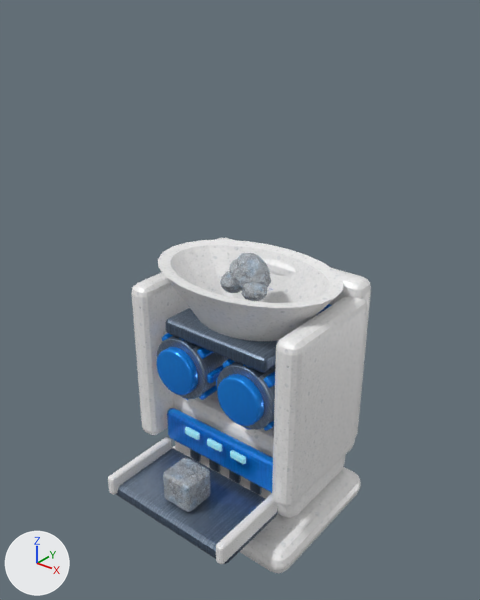
The FBX model Assets/_Project/Models/Resources/StoneProcessor.fbx: old version first, new version second.
One viewpoint serves both versions: a 50 mm camera at (2.6, -3.33, 2.82) aimed at (0.02, -0.11, 0.82). Every picture has the same lights, and +X, +Y and +Z are marked at lower left. The older version comes first. Where no turn or scale is listed for an object, it has been applied to the vertices.

Before the edit, the objects in view are built like this:
```python
ob_feedstone = bpy.data.objects.new('FeedStone', me_icosphere_004)
ob_feedstone.location = (0.0, 0.0, 0.95)
ob_housing = bpy.data.objects.new('Housing', me_cube_036)
ob_housing.location = (0.0, 0.0, 0.0)
ob_outputstone = bpy.data.objects.new('OutputStone', me_cube_037)
ob_outputstone.location = (0.0, -0.68, -0.43)
ob_presshead = bpy.data.objects.new('PressHead', me_cube_038)
ob_presshead.location = (0.0, -0.08, 0.57)
ob_rollerleft = bpy.data.objects.new('RollerLeft', me_cylinder_004)
ob_rollerleft.location = (-0.29, -0.045, 0.28)
ob_rollerright = bpy.data.objects.new('RollerRight', me_cylinder_005)
ob_rollerright.location = (0.29, -0.045, 0.28)
```
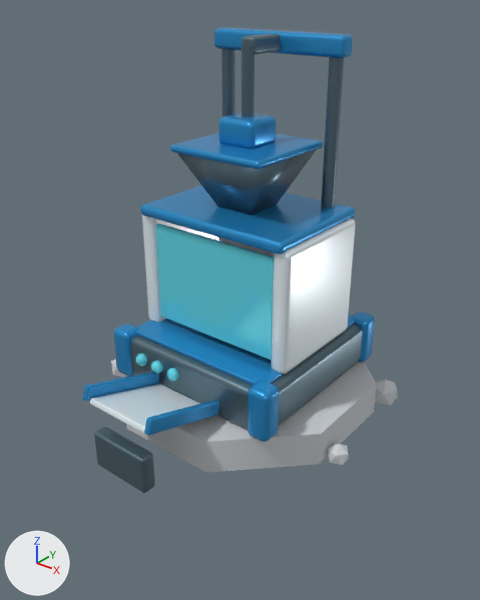
Location of each change, (x1, y1, x2, y2) in pixels of the pictures (480 x 600 px):
'Housing', deleted
    before: (108, 238, 371, 573)
'MachineBody', added
    after: (141, 27, 355, 374)
'Base', added
    after: (83, 312, 397, 493)
'RollerRight', deleted (blue)
    before: (216, 359, 275, 431)
'RollerLeft', deleted (blue)
    before: (156, 333, 228, 400)
'PressHead', deleted (blue)
    before: (166, 308, 279, 373)
'Hammer', added (blue)
    after: (219, 45, 276, 149)
'OutputStone', deleted
    before: (163, 457, 211, 512)
'FeedStone', deleted
    before: (220, 253, 271, 301)
'Roller_1', added (mostly hidden)
    after: (214, 239, 274, 257)

What the commit changed:
In material 'Resource_Stone' (mat_resource_stone), texture is no longer img_stonesurface_imagegen_png.
In material 'Resource_Stone' (mat_resource_stone), metallic goes from 0.02 to 0.0.
In material 'Resource_Stone' (mat_resource_stone), base_color is now set to (0.6, 0.63, 0.66), light grey #cbd0d4.
In material 'Resource_Stone' (mat_resource_stone), roughness goes from 0.72 to 0.8.
Material 'Workshop_Azure' (mat_workshop_azure) is new.
Its base color is (0.025, 0.3, 0.66) (blue #2c95d4).
Its metallic is 0.45.
Its roughness is 0.25.
Material 'Workshop_Steel' (mat_workshop_steel) is new.
Its base color is (0.12, 0.19, 0.23) (blue #617984).
Its metallic is 0.7.
Its roughness is 0.32.
Material 'Workshop_Pearl' (mat_workshop_pearl) is new.
Its base color is (0.84, 0.93, 0.98) (white #ecf7fd).
Its metallic is 0.18.
Its roughness is 0.26.
Material 'Workshop_Glass' (mat_workshop_glass) is new.
Its base color is (0.14, 0.76, 0.89) (cyan #69e2f2).
Its metallic is 0.25.
Its roughness is 0.12.
Mesh me_cylinder_009 is new.
It has 136 vertices, 122 faces and spans x -0.14..0.14, y -0.14..0.14, z -0.115..0.5.
Faces by material slot: [68, 54].
It uses material mat_workshop_steel (blue #617984).
It uses material mat_workshop_azure (blue #2c95d4).
Mesh me_cylinder_006 is new.
It has 592 vertices, 510 faces and spans x -0.46..0.46, y -0.153..0.153, z -0.152..0.152.
Faces by material slot: [26, 432, 52].
It uses material mat_workshop_steel (blue #617984).
It uses material mat_workshop_pearl (white #ecf7fd).
It uses material mat_workshop_azure (blue #2c95d4).
Mesh me_cylinder is new.
It has 636 vertices, 650 faces and spans x -1.01..1.02, y -1.27..0.96, z -0.16..0.48.
Faces by material slot: [110, 108, 378, 54].
It uses material mat_resource_stone (light grey #cbd0d4).
It uses material mat_workshop_steel (blue #617984).
It uses material mat_workshop_azure (blue #2c95d4).
It uses material mat_workshop_pearl (white #ecf7fd).
Mesh me_cube_011 is new.
It has 560 vertices, 520 faces and spans x -0.61..0.61, y -0.77..0.09, z -0.42..1.54.
Faces by material slot: [162, 54, 162, 142].
It uses material mat_workshop_pearl (white #ecf7fd).
It uses material mat_workshop_glass (cyan #69e2f2).
It uses material mat_workshop_azure (blue #2c95d4).
It uses material mat_workshop_steel (blue #617984).
Object 'RollerLeft' (ob_rollerleft) is deleted.
Object 'RollerRight' (ob_rollerright) is deleted.
Object 'Housing' (ob_housing) is deleted.
Object 'OutputStone' (ob_outputstone) is deleted.
Object 'PressHead' (ob_presshead) is deleted.
Object 'FeedStone' (ob_feedstone) is deleted.
Object 'Hammer' (ob_hammer) is new; it shows me_cylinder_009.
Its location is (0.0, 0.0, 1.95).
Object 'Roller_1' (ob_roller_1) is new; it shows me_cylinder_006.
Its location is (0.0, 0.14, 0.92).
Object 'Base' (ob_base) is new; it shows me_cylinder.
Its location is (0.0, 0.0, 0.12).
Object 'MachineBody' (ob_machinebody) is new; it shows me_cube_011.
Its location is (0.0, 0.34, 0.98).
